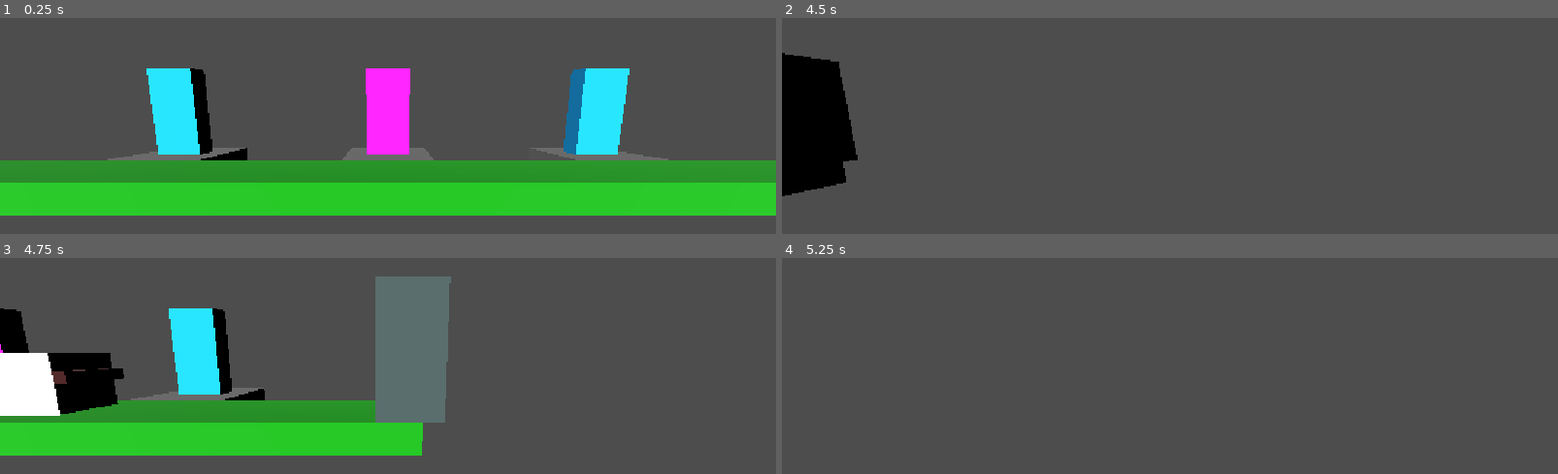
Above: before the commit, frames 1-4 (two rows, left to right).
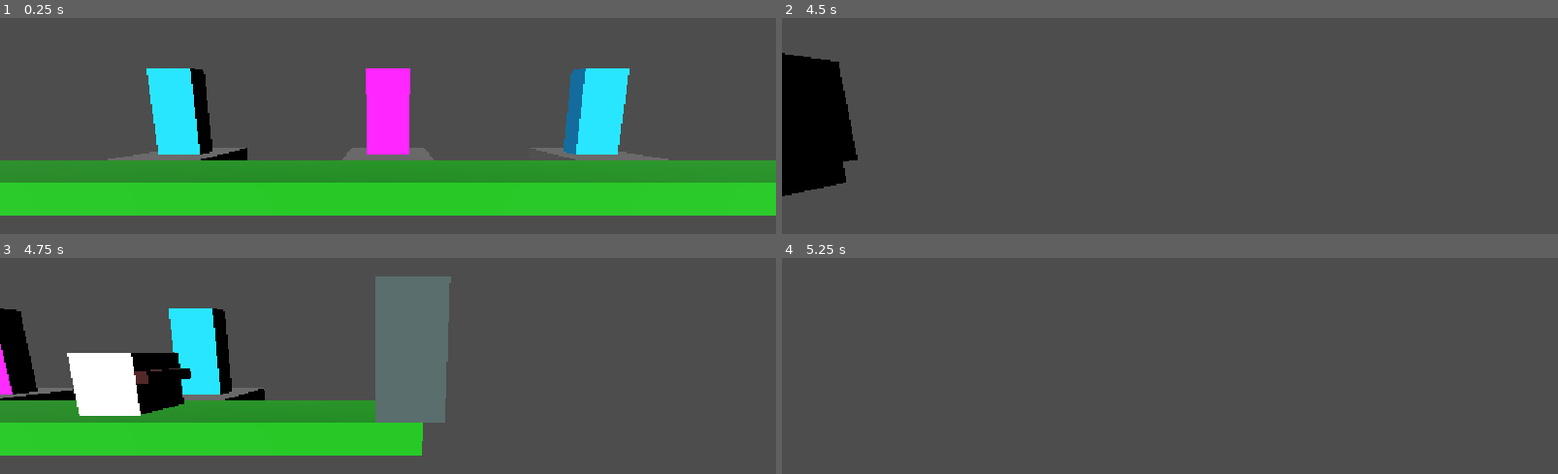
Above: after the commit, the same moments.

Repository: paolomorettin/ai-strikes
Game: Godot game, scene res://src/game.tscn
Two runs of this game, one before a commit and one after it. Both use one fixed random seed, a clock stepped at 60 frames per second and the inputs below.
Inputs (mouse positions are in pixels of both pictures, inside the frame that each line leads up to):
- Up to frame 1 (0.25 s): no input
- Up to frame 2 (4.5 s): tap Enter at 0.5, 2.75, 4.25 s; move the mouse to (1340, 141) at 0.52 s; hold D (right) 0.53-1.28 s; hold Mouse wheel up (zoom_in) 0.53-1.28 s; move the mouse to (1014, 184) at 1.27 s; hold S (down) 1.28-2.03 s; tap Mouse wheel down (zoom_out) at 1.35, 2.85, 4.35 s; tap Space at 2, 3.5 s; move the mouse to (1247, 65) at 2.02 s; hold D (right) 2.03-2.78 s; hold Mouse wheel up (zoom_in) 2.03-2.78 s; move the mouse to (outside the picture) at 2.77 s; hold W (up) 2.78-3.53 s; move the mouse to (1402, 227) at 3.52 s; hold Mouse wheel up (zoom_in) 3.53-4.28 s; hold A (left) from 3.53 s (still down); move the mouse to (937, 97) at 4.27 s
- Up to frame 3 (4.75 s): keep holding A (left)
- Up to frame 4 (5.25 s): move the mouse to (1208, 402) at 5.02 s; release A (left) at 5.03 s; hold S (down) from 5.03 s (still down); hold Mouse wheel up (zoom_in) from 5.03 s (still down)

Frames 1-2 are identical in both runs. In frame 3, 6.6% of the frame differs, in the area x 0-25%, y 43-74%; in frame 4, nothing differs.

Commit message:
fixed entrance bug

Diff:
--- a/src/environment/entrance.gd
+++ b/src/environment/entrance.gd
@@ -20,16 +20,11 @@
 	if is_spawning:
 		(body as Wheelchair).turn_around()
 
-func ready_to_spawn(body: Node3D) -> void:
-	if not (body is Wheelchair) or body != last_spawned:
-		return
-	last_spawned = null
-
 func actual_spawn() -> void:
 	last_spawned.current_state = Wheelchair.State.OVERRIDE
 	last_spawned.global_position = spawn_point
 	last_spawned.quaternion = Quaternion(Vector3.UP, -TAU/4)
-	last_spawned.disable_collisions()
+	#last_spawned.disable_collisions()
 
 	var spawn_duration = -spawn_point.z / (spawn_speed * Wheelchair.max_speed)
 	var target_quaternion: Quaternion
@@ -48,7 +43,7 @@
 	tween.tween_property(last_spawned, "quaternion", target_quaternion, Wheelchair.turn_around_time / 2.0)
 	tween.tween_callback(
 		func ():
-			last_spawned.enable_collisions();
+			#last_spawned.enable_collisions();
 			last_spawned.current_state = Wheelchair.State.IDLE;
 			is_spawning = false
 	)
@@ -68,5 +63,4 @@
 func _ready() -> void:
 	spawn_point = Vector3(global_position.x, global_position.y, -3)
 	control_area.body_entered.connect(control_traffic)
-	control_area.body_exited.connect(ready_to_spawn)
 	spawn_timer.timeout.connect(tentative_spawn)
